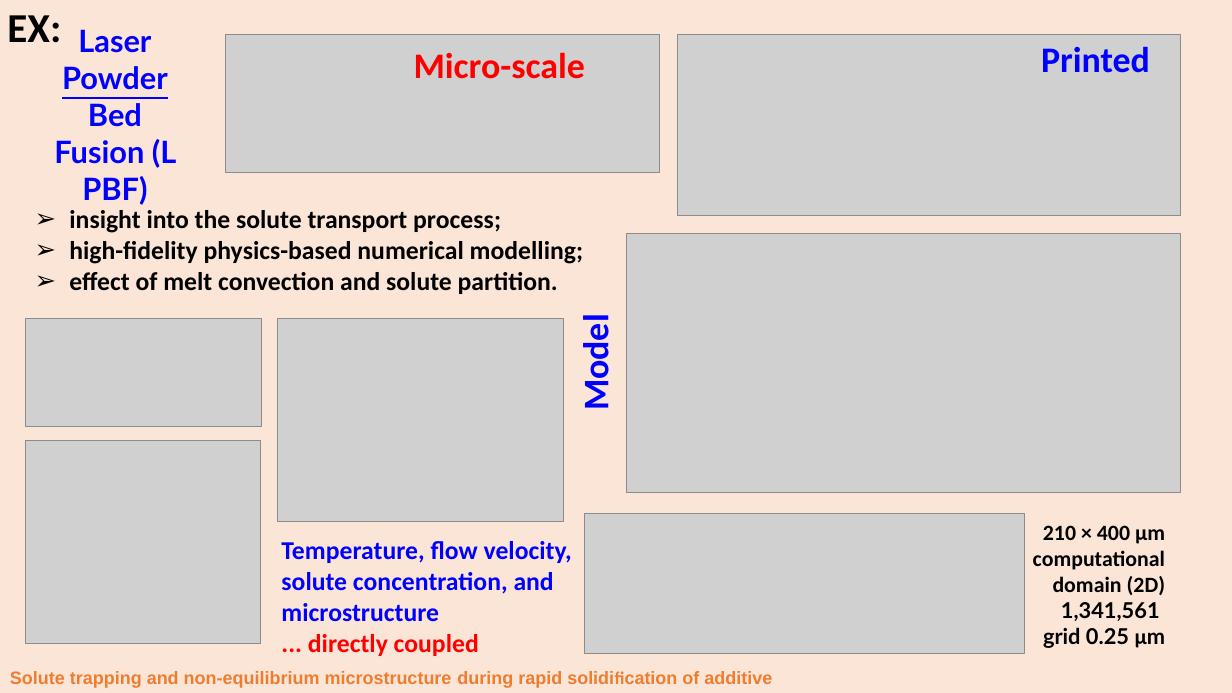
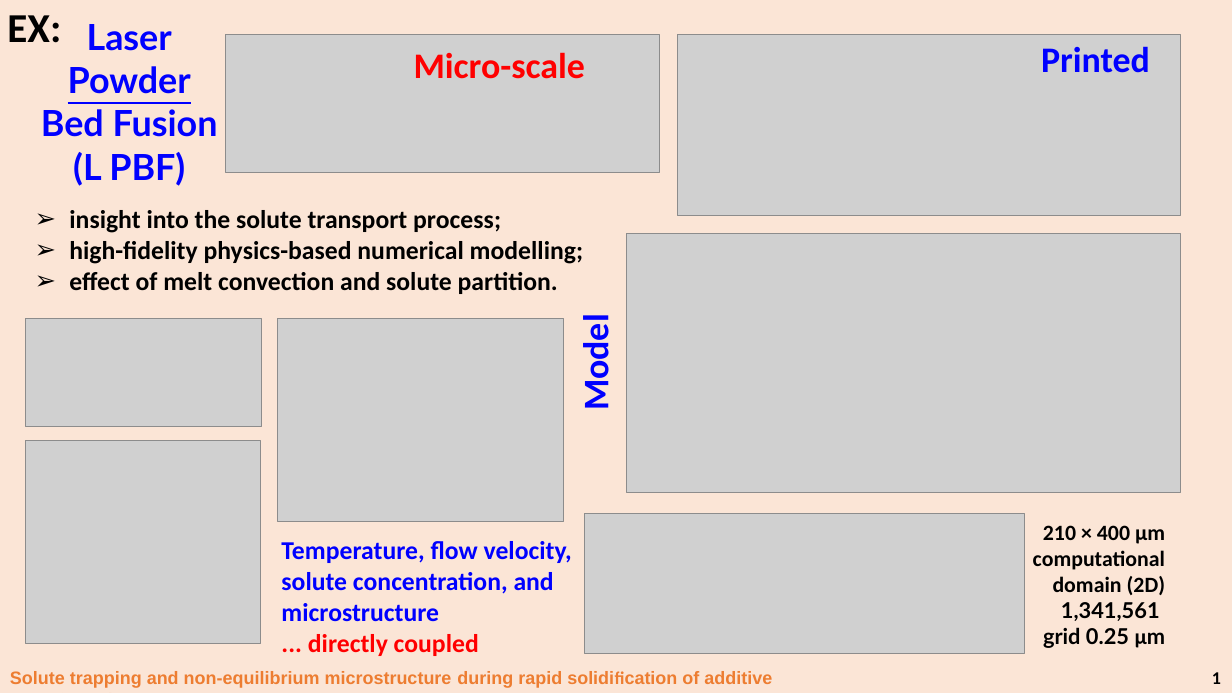
Before and after one commit to grossiRM/AM_FEG, a slide deck: slide 37 of Plano_V02_iii_AM_FEG/d_Topicos Especiais - Introducao a Manufatura Aditiva para Metais.pptx (slide 26 before the commit). Drawn at 1232x693 pixels with LibreOffice and Linux fonts; fonts in the diff are those of the drawing; grey boxes stand for pictures. Boxes give left, top, right and bottom in pixels: in the first picture for what was removed or moved away, otherwise in the second. Text is boxed around its words. In the diff, an @@ line names an element or a change of style, - is before the commit and + after.

```diff
--- a/Plano_V02_iii_AM_FEG/d_Topicos Especiais - Introducao a Manufatura Aditiva para Metais.pptx
+++ b/Plano_V02_iii_AM_FEG/d_Topicos Especiais - Introducao a Manufatura Aditiva para Metais.pptx
@@ text "Laser": place and size @@
-text "Laser" at (54,29,176,205)
+text "Laser" at (41,24,218,186)
@@ text "Laser" at (41,24,218,186): size 24 to 28 pt @@
@@ text added at (1212,672,1221,684), 14 pt, text #000000, bold @@
+1
```
Also in this commit, not shown: 23 other slides changed, 11 slides added, 8 other files.
